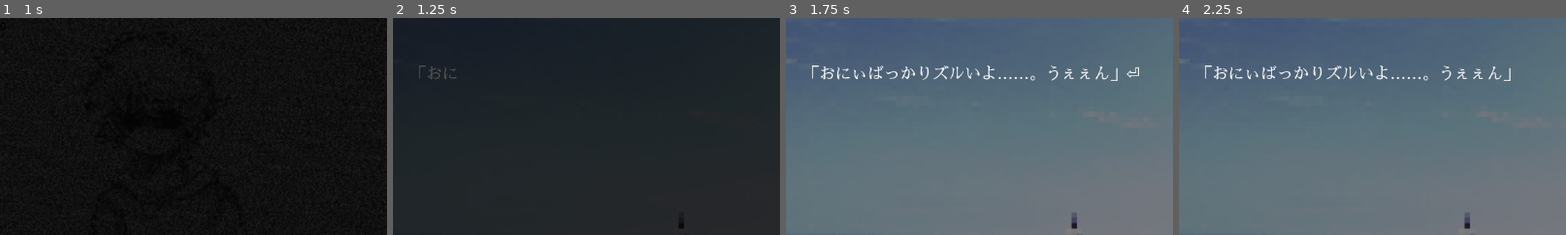
Above: before the commit, frames 1-4 (left to right).
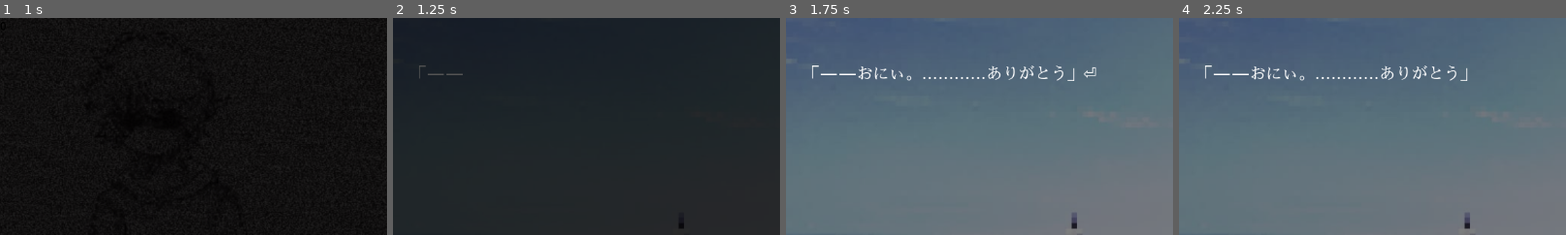
Above: after the commit, the same moments.

Repository: azukigame-s/kiminokoe
Game: Godot game, scene res://scenes/title_scene.tscn
Same seed, same stepped clock (60 frames per second), same inputs: the game is played once before the commit and once after it.
Inputs (mouse positions are % of the whole screen's width and height, from its top left):
- Up to frame 1 (1 s): click "ゲームを始める" at 0.5 s
- Up to frame 2 (1.25 s): no input
- Up to frame 3 (1.75 s): tap Enter at 1.25, 1.35 s; move the mouse to (72, 45) at 1.27 s; hold D from 1.28 s (still down); click (72, 45) at 1.42 s; tap Space at 1.52 s
- Up to frame 4 (2.25 s): tap Space at 2 s; move the mouse to (30, 55) at 2.02 s; release D at 2.03 s; hold Down from 2.03 s (still down); tap B at 2.1 s
The pictures show only the part of the screen within x 8-58%, y 0-50%; the shares and areas given below are measured in that part.

Frame 1 is identical in both runs. In frame 2, 0.2% of the frame differs, in the area x 9-19%, y 22-29%; in frame 3, 1.8%, in the area x 8-92%, y 21-30%; in frame 4, 1.7%.

Commit message:
✨ エピソード４を追加

Diff:
--- /dev/null
+++ b/scenarios/episode_04.json
@@ -0,0 +1,235 @@
+[
+	{
+		"type": "dialogue",
+		"text": "「――おにぃ。…………ありがとう」",
+		"new_page": true
+	},
+	{
+		"type": "dialogue",
+		"text": "…………聞き覚えのある声が聞こえてくる。",
+		"go_next": true
+	},
+	{
+		"type": "dialogue",
+		"text": "……。",
+		"new_page": true
+	},
+	{
+		"type": "dialogue",
+		"text": "…………。"
+	},
+	{
+		"type": "dialogue",
+		"text": "………………。"
+	},
+	{
+		"type": "dialogue",
+		"text": "僕は弟とキャッチボールをしていた。"
+	},
+	{
+		"type": "dialogue",
+		"text": "なぜキャッチボールを始めたかは覚えていない。"
+	},
+	{
+		"type": "dialogue",
+		"text": "今日、弟は学校を休んでいた。"
+	},
+	{
+		"type": "dialogue",
+		"text": "朝は体調が悪いと言っていたが、どうやらそうではなかったらしい。"
+	},
+	{
+		"type": "dialogue",
+		"text": "おばあちゃんにスグと話してほしいと頼まれ、今に至る。",
+		"go_next": true
+	},
+	{
+		"type": "dialogue",
+		"text": "「なにがあったの？」",
+		"new_page": true
+	},
+	{
+		"type": "dialogue",
+		"text": "僕はボールを放りながら声をかけた。"
+	},
+	{
+		"type": "dialogue",
+		"text": "ボールは緩やかな弧を描き、グローブに吸い込まれていく。"
+	},
+	{
+		"type": "dialogue",
+		"text": "「…………」"
+	},
+	{
+		"type": "dialogue",
+		"text": "弟は何やら考えている様子で、無言でボールを投げ返してきた。",
+		"go_next": true
+	},
+	{
+		"type": "dialogue",
+		"text": "僕たちは小学校のクラブで野球をしていた。",
+		"new_page": true
+	},
+	{
+		"type": "dialogue",
+		"text": "弟はまだチームに入れる年齢ではなかったが、兄弟がいたり知り合いがいると体験的に参加できたため、スグもチームに入っていた。"
+	},
+	{
+		"type": "dialogue",
+		"text": "「嫌なことでもあった？」"
+	},
+	{
+		"type": "dialogue",
+		"text": "弟は僕と違って運動神経が良いため、キャッチボールをしていても対等に行える。"
+	},
+	{
+		"type": "dialogue",
+		"text": "そんな弟が口を開いた。",
+		"go_next": true
+	},
+	{
+		"type": "dialogue",
+		"text": "「…………ゆうたが、言ったんだ。お兄ちゃんが下手だって」",
+		"new_page": true
+	},
+	{
+		"type": "dialogue",
+		"text": "「へ？」"
+	},
+	{
+		"type": "dialogue",
+		"text": "僕のことを？"
+	},
+	{
+		"type": "dialogue",
+		"text": "正直、僕は補欠だし、上手じゃない。"
+	},
+	{
+		"type": "dialogue",
+		"text": "でも、それ自体に劣等感は感じていなかった。",
+		"go_next": true
+	},
+	{
+		"type": "dialogue",
+		"text": "「僕、言い返したかったんだけど、おにぃ僕とそんなに変わらないじゃん？　だから……」",
+		"new_page": true
+	},
+	{
+		"type": "dialogue",
+		"text": "――言い返せなかったと。"
+	},
+	{
+		"type": "dialogue",
+		"text": "何とも情けない兄だ。"
+	},
+	{
+		"type": "dialogue",
+		"text": "「そんなこと気にしなくていいよ。僕は下手だけど野球が好きだから。スグもだろ？」",
+		"go_next": true
+	},
+	{
+		"type": "dialogue",
+		"text": "弟は意外そうに僕の顔を見て、ボールを投げた。",
+		"new_page": true
+	},
+	{
+		"type": "dialogue",
+		"text": "「うん、野球が好きだよ」"
+	},
+	{
+		"type": "dialogue",
+		"text": "「だったら、僕が下手とか、そんなこと気にしなくていいよ。ましてや学校を休むなんて……。今日の給食カレーだったぞ」"
+	},
+	{
+		"type": "dialogue",
+		"text": "「え！？」"
+	},
+	{
+		"type": "dialogue",
+		"text": "弟の表情が明らかに明るくなったのがわかった。",
+		"go_next": true
+	},
+	{
+		"type": "dialogue",
+		"text": "「カレー食べたかったなぁ」",
+		"new_page": true
+	},
+	{
+		"type": "dialogue",
+		"text": "受け取る球から力強さが伝わってくる。"
+	},
+	{
+		"type": "dialogue",
+		"text": "「だから、明日学校行こうぜ」"
+	},
+	{
+		"type": "dialogue",
+		"text": "「うん！」"
+	},
+	{
+		"type": "dialogue",
+		"text": "僕の投げる球にも力が入る。",
+		"go_next": true
+	},
+	{
+		"type": "dialogue",
+		"text": "「――おにぃ。…………ありがとう」",
+		"new_page": true
+	},
+	{
+		"type": "dialogue",
+		"text": "「どういたしま…………あっ！」"
+	},
+	{
+		"type": "dialogue",
+		"text": "力みすぎたのか手元が狂い、僕の投げる球が弟の足元でショートバウンドした。"
+	},
+	{
+		"type": "dialogue",
+		"text": "弟はうまくグラブで救い上げたが、そのままグラブからボールが抜けて飛んでいった。"
+	},
+	{
+		"type": "dialogue",
+		"text": "パリーーーン！！",
+		"go_next": true
+	},
+	{
+		"type": "dialogue",
+		"text": "「「………………」」",
+		"new_page": true
+	},
+	{
+		"type": "dialogue",
+		"text": "僕とスグは目を見合わせた。"
+	},
+	{
+		"type": "dialogue",
+		"text": "「おばあちゃーん、やばいよ」"
+	},
+	{
+		"type": "dialogue",
+		"text": "ふたりで走って家に入った。"
+	},
+	{
+		"type": "dialogue",
+		"text": "……。",
+		"new_page": true
+	},
+	{
+		"type": "dialogue",
+		"text": "…………。"
+	},
+	{
+		"type": "dialogue",
+		"text": "………………。"
+	},
+	{
+		"type": "dialogue",
+		"text": "――そうだ……思い出した。"
+	},
+	{
+		"type": "dialogue",
+		"text": "僕は弟に対して、ちゃんとお兄ちゃんしていたんだ。",
+		"go_next": true
+	}
+]
--- a/scenarios/main.json
+++ b/scenarios/main.json
@@ -9,11 +9,7 @@
 	},
 	{
 		"type": "load_scenario",
-		"path": "episode_01"
-	},
-	{
-		"type": "load_scenario",
-		"path": "episode_02"
+		"path": "episode_04"
 	},
 	{
 		"type": "dialogue",
--- a/scripts/trophy_manager.gd
+++ b/scripts/trophy_manager.gd
@@ -24,7 +24,8 @@
 var episode_ids: Array[String] = [
 	"episode_01",
 	"episode_02",
-	"episode_03"
+	"episode_03",
+	"episode_04"
 ]
 
 # エピソードごとの称号名の定義
@@ -32,6 +33,7 @@
 	"episode_01": "エピソード#1 カード",
 	"episode_02": "エピソード#2 海",
 	"episode_03": "エピソード#3 バス停",
+	"episode_04": "エピソード#4 キャッチボール",
 	"all_episodes_clear": "全エピソードクリア"
 }
 
